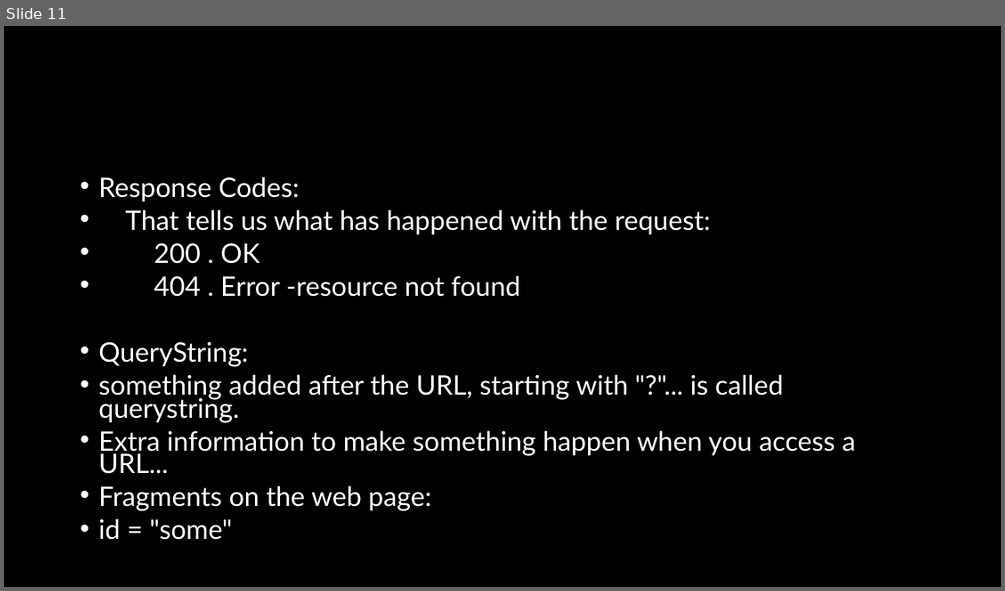
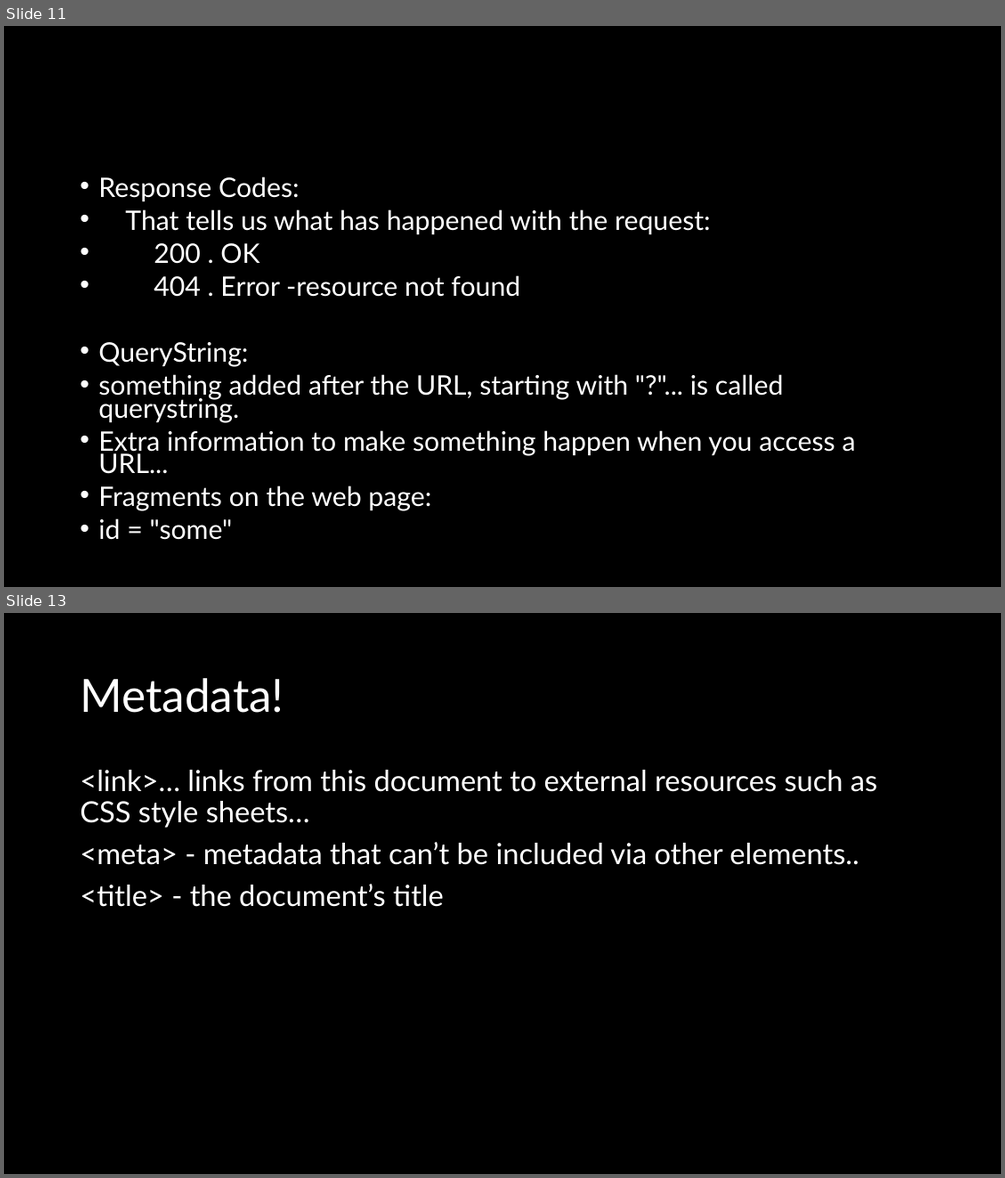
Before and after one commit to natiquekeyin/winter2025, a slide deck: FrontEnd/Week1&2/Week 1&2.pptx. Shown one above the other, each under a label of ours: slide 11 before the commit, slides 11 and 13 after it; the slides between them are not shown. The pictures are 1005x591 and 1005x1178 pixels, drawn with LibreOffice and Linux fonts; fonts in the diff are those of the drawing. Boxes give left, top, right and bottom in pixels: in the first picture for what was removed or moved away, otherwise in the second. Text is boxed around its words. In the diff, an @@ line names an element or a change of style, - is before the commit and + after.

```diff
--- a/FrontEnd/Week1&2/Week 1&2.pptx
+++ b/FrontEnd/Week1&2/Week 1&2.pptx
@@ slide 13 added at (x1=4, y1=613, x2=1001, y2=1174), background #000000 @@
@@ title added at (x1=80, y1=678, x2=283, y2=713), 44 pt, text #FFFFFF @@
+Metadata!
@@ text added at (x1=80, y1=770, x2=877, y2=907), 28 pt, text #FFFFFF @@
+<link>… links from this document to external resources such as CSS style sheets…
+<meta> - metadata that can’t be included via other elements..
+<title> - the document’s title
```
Also in this commit, not shown: 6 other slides added, 10 other files.
